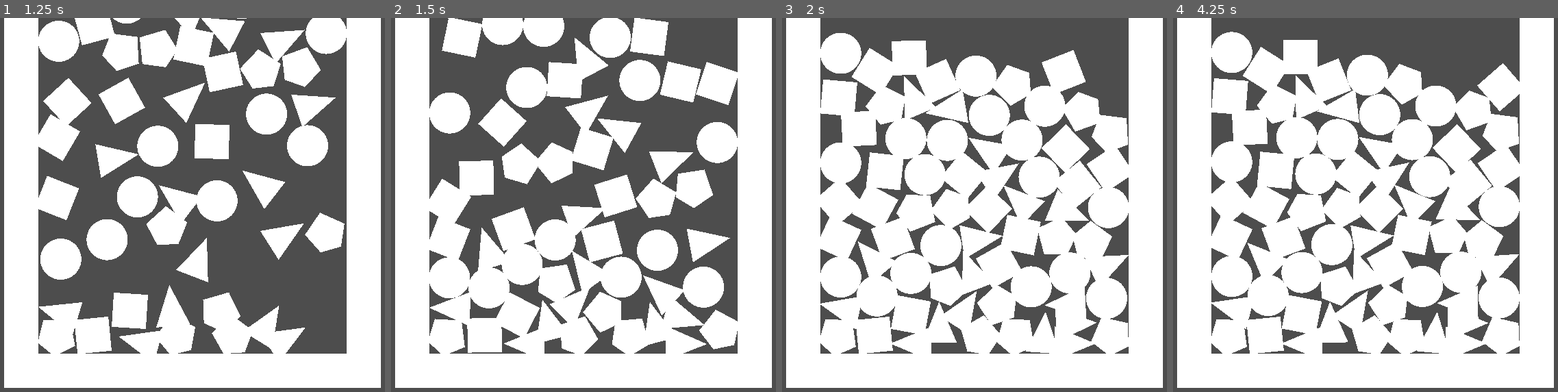
Above: before the commit, frames 1-4 (left to right).
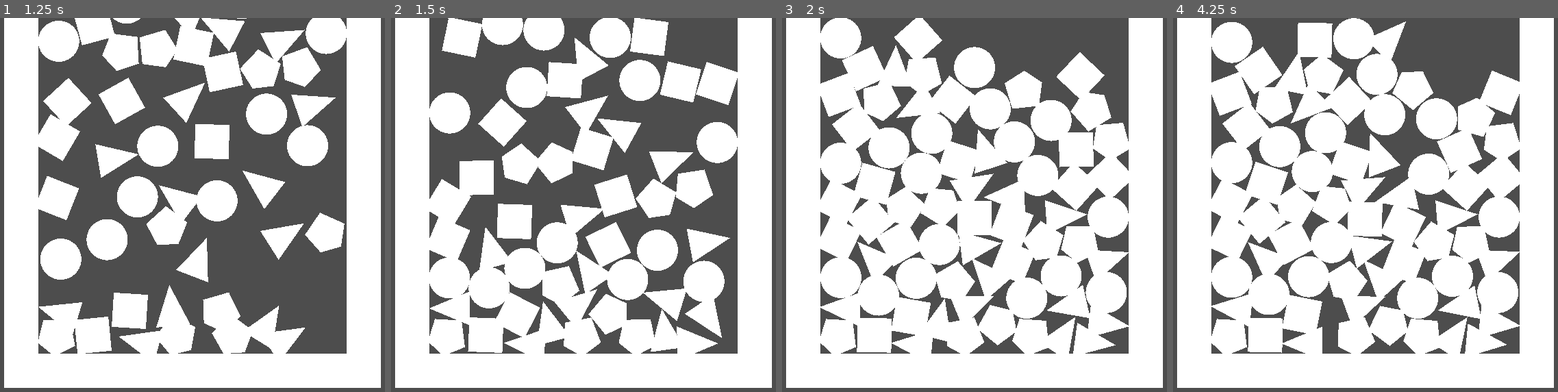
Above: after the commit, the same moments.

Repository: G-U-T-S/theana_jam
Game: Godot game, scene res://Scenes/main.tscn
Two runs of this game, one before a commit and one after it. Both use one fixed random seed, a clock stepped at 60 frames per second and the inputs below.
Inputs (mouse positions are in pixels of both pictures, inside the frame that each line leads up to):
- Up to frame 1 (1.25 s): move the mouse to (311, 201) at 0.52 s; press the mouse at (311, 201) at 0.53 s
- Up to frame 2 (1.5 s): move the mouse to (475, 242) at 1.27 s; release the mouse at (475, 242) at 1.28 s; click (475, 242) at 1.35 s
- Up to frame 3 (2 s): no input
- Up to frame 4 (4.25 s): move the mouse to (1419, 133) at 2.02 s; press the mouse at (1419, 133) at 2.03 s; move the mouse to (1338, 305) at 2.77 s; release the mouse at (1338, 305) at 2.78 s; click (1338, 305) at 2.85 s; move the mouse to (1531, 283) at 3.52 s; press the mouse at (1531, 283) at 3.53 s

Frame 1 is identical in both runs. In frame 2, 5.0% of the frame differs, in the area x 9-91%, y 0-90%; in frame 3, 18%; in frame 4, 19%.

Commit message:
Add files via upload

Diff:
--- a/project.godot
+++ b/project.godot
@@ -21,6 +21,28 @@
 window/size/viewport_height=600
 window/stretch/mode="canvas_items"
 
+[input]
+
+mouse_left={
+"deadzone": 0.5,
+"events": [Object(InputEventMouseButton,"resource_local_to_scene":false,"resource_name":"","device":-1,"window_id":0,"alt_pressed":false,"shift_pressed":false,"ctrl_pressed":false,"meta_pressed":false,"button_mask":1,"position":Vector2(313.441, 15.6952),"global_position":Vector2(320.441, 51.6952),"factor":1.0,"button_index":1,"canceled":false,"pressed":true,"double_click":false,"script":null)
+]
+}
+mouse_right={
+"deadzone": 0.5,
+"events": [Object(InputEventMouseButton,"resource_local_to_scene":false,"resource_name":"","device":-1,"window_id":0,"alt_pressed":false,"shift_pressed":false,"ctrl_pressed":false,"meta_pressed":false,"button_mask":2,"position":Vector2(289.243, 11.2927),"global_position":Vector2(296.243, 47.2927),"factor":1.0,"button_index":2,"canceled":false,"pressed":true,"double_click":false,"script":null)
+]
+}
+
+[layer_names]
+
+2d_render/layer_1="world"
+2d_render/layer_2="shapes"
+2d_render/layer_3="mouse"
+2d_physics/layer_1="world"
+2d_physics/layer_2="shapes"
+2d_physics/layer_3="mouse"
+
 [rendering]
 
 textures/canvas_textures/default_texture_filter=0
